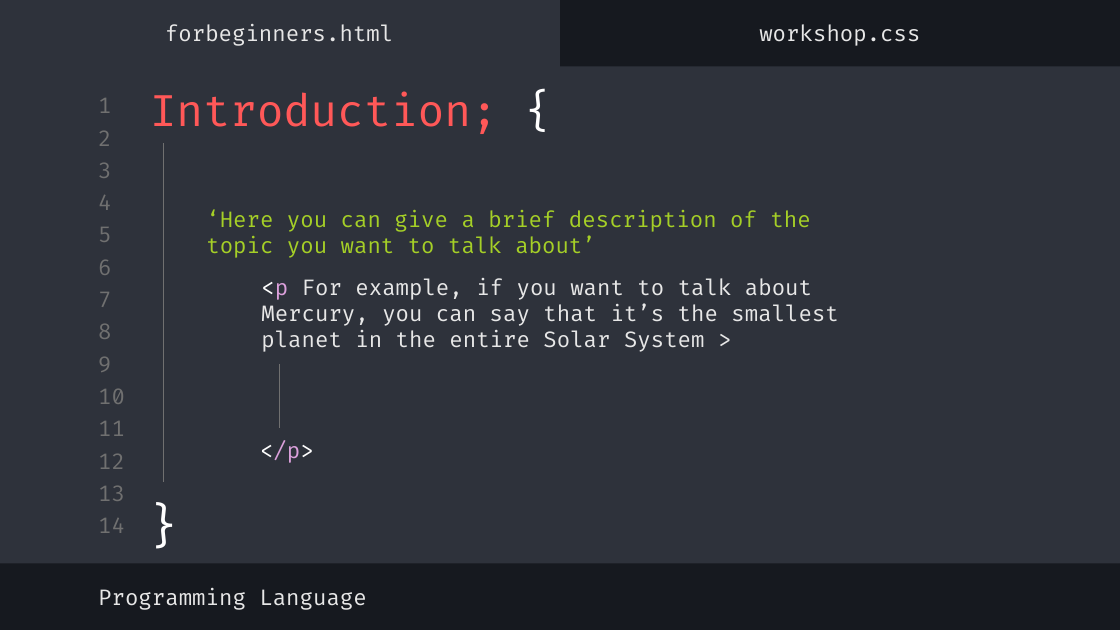
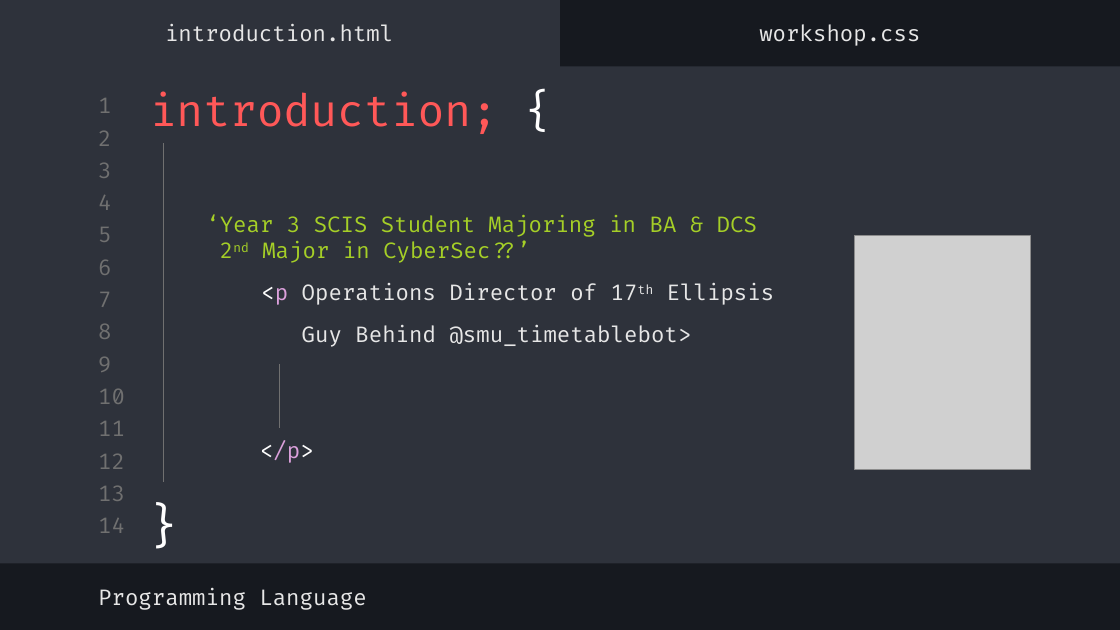
Before and after one commit to lyihaoo/telebot-workshop, a slide deck: slide 5 of Telebot-Workshop.pptx (slide 6 before the commit). Drawn at 1120x630 pixels with LibreOffice and Linux fonts; fonts in the diff are those of the drawing; grey boxes stand for pictures. Boxes give left, top, right and bottom in pixels: in the first picture for what was removed or moved away, otherwise in the second. Text is boxed around its words. In the diff, an @@ line names an element or a change of style, - is before the commit and + after.

```diff
--- a/Telebot-Workshop.pptx
+++ b/Telebot-Workshop.pptx
@@ subtitle at [165,24,393,42]: text changed @@
-forbeginners.html
+introduction.html
@@ title at [150,91,498,134]: text changed @@
-Introduction; {
+introduction; {
@@ subtitle at [206,215,774,347]: text changed @@
-‘Here you can give a brief description of the topic you want to talk about’
-<p For example, if you want to talk about Mercury, you can say that it’s the smallest planet in the entire Solar System >
+‘Year 3 SCIS Student Majoring in BA & DCS
+2nd Major in CyberSec??’
+<p Operations Director of 17th Ellipsis
+Guy Behind @smu_timetablebot>
@@ picture added at [855,236,1030,470] @@
```
Also in this commit, not shown: 8 other slides changed, 15 slides added, 17 slides removed, 2 other files.
